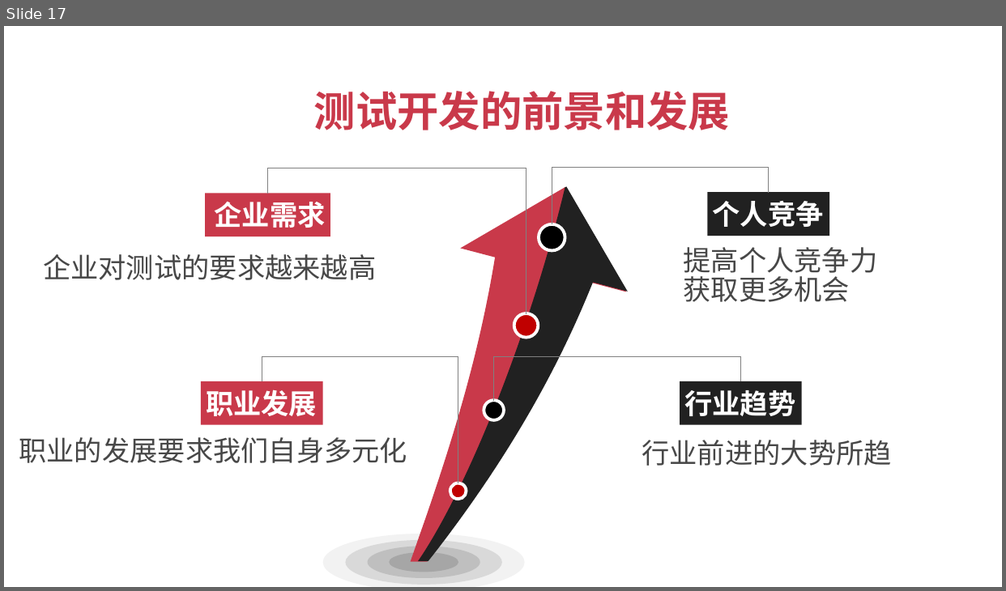
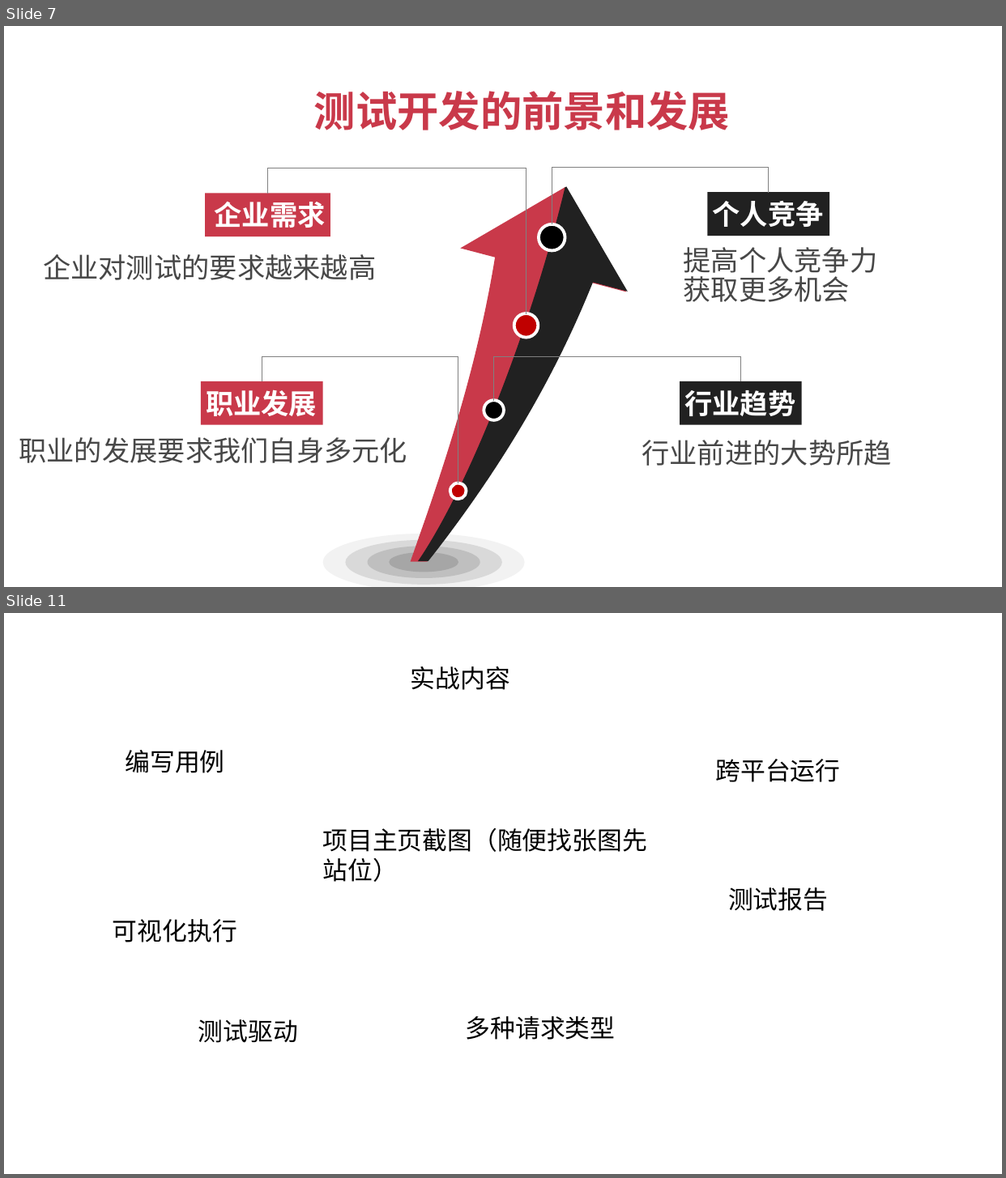
Before and after one commit to fengzhou/Nahsor, a slide deck: docs/测试开发实战课程演练V1.2.pptx. Shown one above the other, each under a label of ours: slide 17 before the commit, slides 7 and 11 after it; the slides between them are not shown. The pictures are 1006x591 and 1006x1178 pixels, drawn with LibreOffice and Linux fonts; fonts in the diff are those of the drawing. Boxes give left, top, right and bottom in pixels: in the first picture for what was removed or moved away, otherwise in the second. Text is boxed around its words. In the diff, an @@ line names an element or a change of style, - is before the commit and + after.

```diff
--- a/docs/测试开发实战课程演练V1.2.pptx
+++ b/docs/测试开发实战课程演练V1.2.pptx
@@ slide 11 added at [4,613,1002,1174], background #FFFFFF @@
@@ text added at [411,666,510,690], 18 pt, text #000000 @@
+实战内容
@@ text added at [125,750,224,773], 18 pt, text #000000 @@
+编写用例
@@ text added at [715,759,840,782], 18 pt, text #000000 @@
+跨平台运行
@@ text added at [323,828,647,882], 18 pt, text #000000 @@
+项目主页截图（随便找张图先站位）
@@ text added at [728,888,828,911], 18 pt, text #000000 @@
+测试报告
@@ text added at [113,919,237,943], 18 pt, text #000000 @@
+可视化执行
@@ text added at [198,1020,298,1043], 18 pt, text #000000 @@
+测试驱动
@@ text added at [466,1016,616,1040], 18 pt, text #000000 @@
+多种请求类型
@@ what was slide 17 is now slide 7 @@
```
Also in this commit, not shown: 5 slides changed, 3 other slides added, 8 slides removed, 2 other files.
